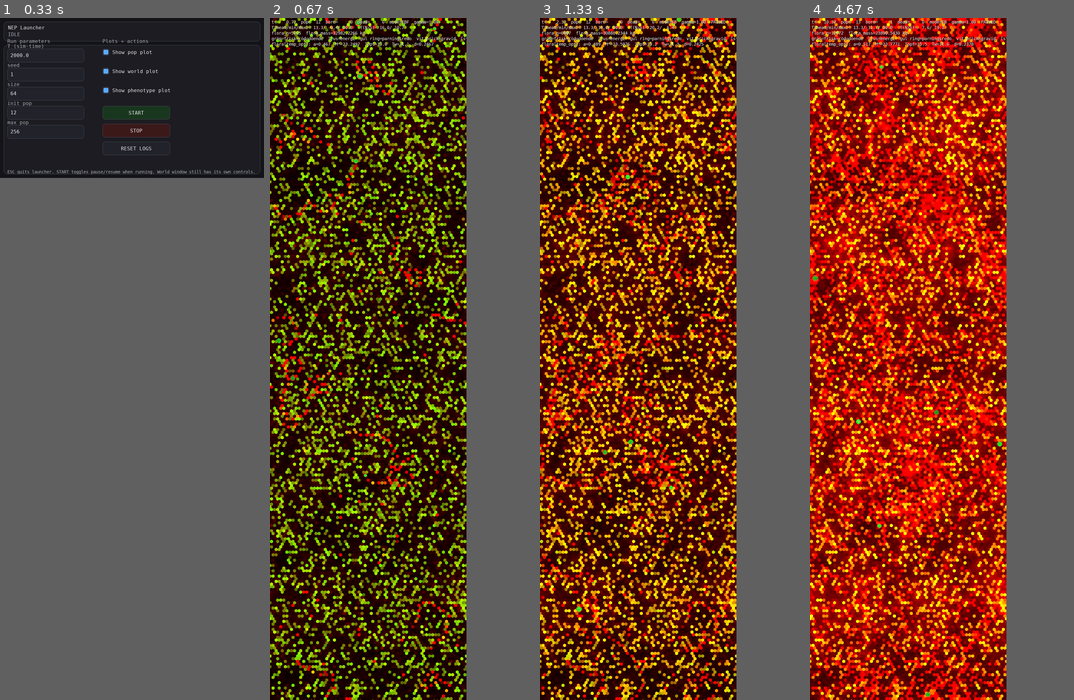
Above: before the commit, frames 1-4 (left to right).
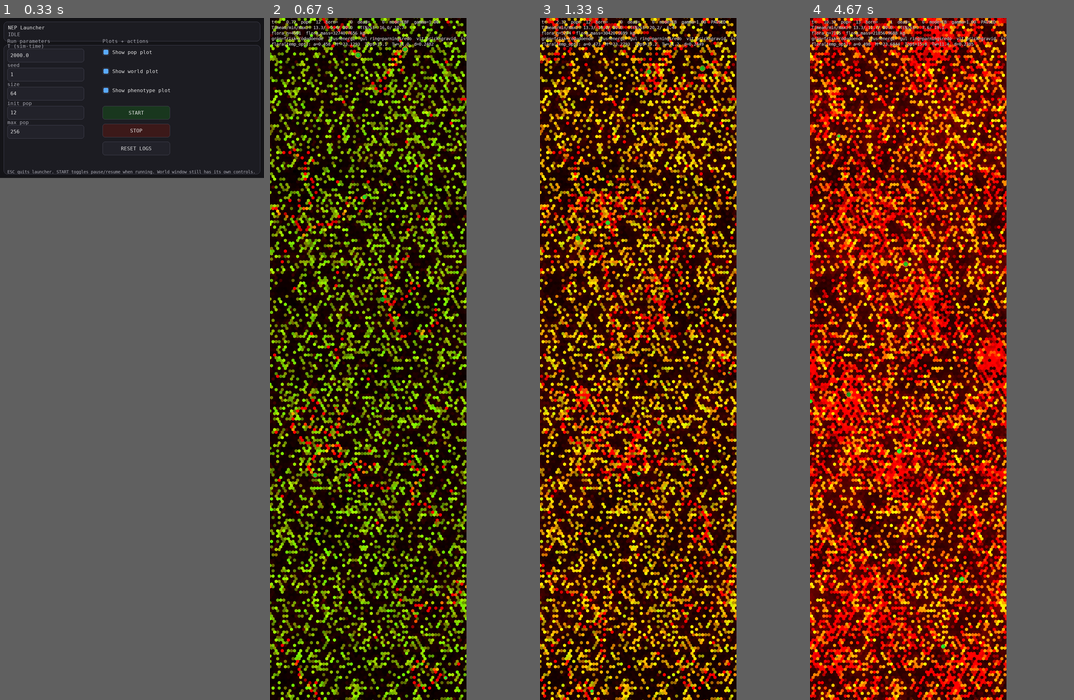
Above: after the commit, the same moments.

Repository: JoakimStorck/nep-process
Game: pygame game, started from nep_gui_launcher.py
The game is run twice, just before and just after one commit, with the same random seed, the same clock (stepped at 60 frames per second) and the same inputs.
Inputs:
- Up to frame 1 (0.33 s): no input
- Up to frame 2 (0.67 s): click "START" at 0.38 s
- Up to frame 3 (1.33 s): tap Space at 0.67 s; tap 1 at 1 s
- Up to frame 4 (4.67 s): no input

Frame 1 is identical in both runs. In frame 2, 14% of the frame differs, in the area x 0-75%, y 0-100%; in frame 3, 31%; in frame 4, 59%.

Commit message:
Commit: Tvåvalutareproduktion
Snabbväxande växter blir reproduktionsklara före vedartade — örter på
månader, ekar efter trettio år. Modellen gjorde tvärtom.

Fröets näringskostnad räknades ur moderns strukturandel, och näringsinnehållet
sjunker med den: 0,0302 kg per kilo vid struktur 0,10 mot 0,0067 vid 0,85. En
vedartad mor fick alltså 4,5 gångers rabatt på varje frö, och den snabba
strategin betalade mest i just den valuta reproduktionen drogs ur. Kostnaden
räknas nu ur fröets egen sammansättning, SEED_STRUCTURE = 0,15: ett frö är
näringsrikt förråd oavsett om föräldern är vedartad.

Och ljuset finansierade bara kropp. En bladrik planta kunde inte omsätta sin
ljusfördel i frön alls. Allokeringsandelen delar nu **båda** inkomsterna: en
kolpool vid sidan av näringspoolen, och ett frö kräver seed_mass kol plus
seed_mass · nutrient_content(0,15) näring. Kolkostnaden är samma växelkurs som
när ljus bygger kropp, så ett frö är exakt lika dyrt som lika mycket vävnad.

Kolpoolen har tak vid flora_max_seeds_per_tick · seed_mass; överskjutande kol
går till kropp i stället för att gå förlorat. Utan taket ackumulerade den
obegränsat, vilket är samma fel som den låsta näringspoolen var före 0059.

UTFALL, seed 1, 8 000 tick:

  structure           0,5696 -> 0,6888 -> 0,6992
  repro_alloc         0,4510 -> 0,4820 -> 0,4333
  light_limited       0,3526 -> 0,4944 -> 0,7700
  vuxenmassa           23,02 ->  24,68 ->  25,68

structure är kvar under 0,70 vid tick 8 000, mot 0,7582 redan vid tick 6 000
med bara 0061. Det är den första ändringen som bromsar axeln. Och repro_alloc
ligger stilla där den föll till 0,256 i w1 och 0,311 i w2 — reproduktionen
lönar sig nu i stället för att vara ren förlust.

MEN kolvalutan binder sällan. Kolpoolen står på 8 111 kg mot näringspoolens 44:
reproduktionen är näringsbegränsad medan tillväxten är ljusbegränsad för 77
procent av plantorna. Det följer av att fröet är näringsrikt, vilket är
biologiskt riktigt — fröproduktion är i verkligheten ofta närings- snarare än
kolbegränsad — men det betyder att den bladrika plantans kolfördel bara svagt
omsätts i frön. Det som faktiskt flyttade talen var att den vedartade rabatten
försvann, inte att kolet började betala. Halva avsikten alltså, och det är värt
att veta innan mognadslocuset kalibreras mot det.

En näringsläcka rättades under arbetet: fröregnets förna deponerades med
moderns strukturandel medan poolen debiterades fröets, vilket förstörde 89 kg
näring på 1 500 tick. Invariantsviten fångade den vid första körningen.

Beståndet är inte mättat vid tick 8 000 — flora_n stiger fortfarande brant —
så inget av detta är en dom. Den kräver 40 000 tick.

Diff:
--- a/organism_store.py
+++ b/organism_store.py
@@ -222,6 +222,7 @@
     # float32 skulle kräva samma nedåtavrundningsdans som massan.
     flora_reserve: np.ndarray = field(init=False)
     flora_repro_pool: np.ndarray = field(init=False)
+    flora_carbon_pool: np.ndarray = field(init=False)
     flora_temp_opt: np.ndarray = field(init=False)
     flora_temp_width: np.ndarray = field(init=False)
     flora_apparatus: np.ndarray = field(init=False)
@@ -281,6 +282,7 @@
         self.flora_repro_alloc = np.zeros(cap, dtype=np.float32)
         self.flora_reserve = np.zeros(cap, dtype=np.float64)
         self.flora_repro_pool = np.zeros(cap, dtype=np.float64)
+        self.flora_carbon_pool = np.zeros(cap, dtype=np.float64)
         self.flora_temp_opt = np.zeros(cap, dtype=np.float32)
         self.flora_temp_width = np.zeros(cap, dtype=np.float32)
         self.flora_apparatus = np.zeros(cap, dtype=np.float32)
@@ -497,6 +499,7 @@
         self.flora_repro_alloc[slot] = 0.0
         self.flora_reserve[slot] = 0.0
         self.flora_repro_pool[slot] = 0.0
+        self.flora_carbon_pool[slot] = 0.0
         self.flora_temp_opt[slot] = 0.0
         self.flora_temp_width[slot] = 0.0
         self.flora_apparatus[slot] = 0.0
--- a/phenotype.py
+++ b/phenotype.py
@@ -675,6 +675,14 @@
 DISPERSAL_SCALE = 0.6
 
 
+# Fröets egen strukturandel. Ett frö är inte gjort av moderns vävnad — det är
+# näringsrikt förråd oavsett om föräldern är vedartad. Att räkna kostnaden ur
+# moderns struktur gav en vedartad mor 4,5 gångers rabatt på varje frö, vilket
+# är precis fel håll: den snabba strategin betalade mest i just den valuta
+# reproduktionen drogs ur.
+SEED_STRUCTURE = 0.15
+
+
 def flora_seed_mass(traits: np.ndarray | None) -> float:
     """Propagulmassa i kg, logaritmiskt skalad."""
     u = seed_mass_from_traits(traits)
--- a/population.py
+++ b/population.py
@@ -24,6 +24,7 @@
     dispersal_scale,
     establish_p,
     FLORA_REPRO_MASS_MULT,
+    SEED_STRUCTURE,
     flora_apparatus,
     flora_lifespan,
     flora_seed_mass,
@@ -631,6 +632,7 @@
                 "flora_per_cell": float(flora_info["flora_per_cell"]),
                 "flora_reserve_total": float(flora_info["flora_reserve_total"]),
                 "flora_pool_total": float(flora_info["flora_pool_total"]),
+                "flora_carbon_pool_total": float(flora_info["flora_carbon_pool_total"]),
                 "flora_mean_seed_mass": float(flora_info["flora_mean_seed_mass"]),
             })
 
@@ -1170,6 +1172,7 @@
         self.store.flora_adult_mass[slot] = a_mass
         self.store.flora_reserve[slot] = 0.0
         self.store.flora_repro_pool[slot] = 0.0
+        self.store.flora_carbon_pool[slot] = 0.0
         self.store.flora_temp_opt[slot] = t_opt
         self.store.flora_temp_width[slot] = t_width
         self.store.flora_apparatus[slot] = appar
@@ -1641,14 +1644,32 @@
             0.0,
         )
 
+        # Allokeringen delar **båda** inkomsterna. Kolet gick tidigare enbart
+        # till kropp, så en bladrik planta kunde inte omsätta sin ljusfördel i
+        # frön — och eftersom fröet dessutom kostade näring efter moderns
+        # struktur betalade den snabba strategin 4,5 gånger mer per frö än den
+        # vedartade. Avvägningen var vänd bakochfram.
+        # Kolpoolen har tak. Utan det ackumulerar den obegränsat — uppmätt
+        # 8 310 kg mot näringspoolens 40 efter 8 000 tick — eftersom fröet är
+        # näringsrikt och därför nästan alltid näringsbegränsat. Kol som inte
+        # ryms går till kropp i stället för att gå förlorat, vilket är samma
+        # fel som den låsta näringspoolen var före 0059.
+        c_cap = float(self.PP.flora_max_seeds_per_tick) * store.flora_seed_mass[fl].astype(
+            np.float64, copy=False
+        )
+        head_c = np.maximum(0.0, c_cap - store.flora_carbon_pool[fl])
+        to_carbon = np.minimum(light * alloc, head_c)
+        store.flora_carbon_pool[fl] += to_carbon
+        light_growth = light - to_carbon
+
         # --- 7. tillväxt: min() över resurser ---------------------------------
         # Näring ur reserven, kol ur ljuset. Liebigs minimumlag: den knappaste
-        # sätter takten. Kolet lagras inte — fotosyntat som inte används i
-        # samma tick är borta, vilket är en förenkling värd att notera.
-        can_grow = holds & (m < m_adult) & (reserve > 0.0) & (light > 0.0)
+        # sätter takten. Kolet lagras bara i reproduktionspoolen — fotosyntat
+        # som varken byggs in eller avsätts samma tick är borta.
+        can_grow = holds & (m < m_adult) & (reserve > 0.0) & (light_growth > 0.0)
         room = np.where(can_grow, m_adult - m, 0.0)
         dm_nutrient = np.where(can_grow, reserve / np.maximum(cost, 1e-12), 0.0)
-        dm_want = np.minimum(room, np.minimum(dm_nutrient, np.where(can_grow, light, 0.0)))
+        dm_want = np.minimum(room, np.minimum(dm_nutrient, np.where(can_grow, light_growth, 0.0)))
 
         target = m + dm_want
         stored = target.astype(np.float32)
@@ -1673,7 +1694,7 @@
             ).astype(np.float32)
 
         self._last_flora_light_limited = float(
-            np.mean(light[can_grow] < dm_nutrient[can_grow])
+            np.mean(light_growth[can_grow] < dm_nutrient[can_grow])
         ) if np.any(can_grow) else 0.0
 
         produced = float(dm[grew].sum()) if np.any(grew) else 0.0
@@ -1699,6 +1720,8 @@
             self.world.add_nutrient(cell, held)
         self.store.flora_reserve[s] = 0.0
         self.store.flora_repro_pool[s] = 0.0
+        # Kolpoolen är inte näring och har ingen ledger att återföras till.
+        self.store.flora_carbon_pool[s] = 0.0
         self.store.alive[s] = False
         self.store.mass[s] = np.float32(0.0)
         self.store.energy[s] = np.float32(0.0)
@@ -1754,10 +1777,19 @@
         appar_all = store.flora_apparatus[fl].astype(np.float64, copy=False)
         cost_all = nutrient_content_array(struct_all)
 
-        seed_cost_all = seed_all * cost_all
+        # Fröet kostar i båda valutorna. Näringen räknas ur fröets egen
+        # sammansättning och inte ur moderns: ett frö är näringsrikt förråd
+        # oavsett om föräldern är vedartad, och att använda moderns struktur gav
+        # den vedartade 4,5 gångers rabatt. Kolkostnaden är fröets massa, samma
+        # växelkurs som när ljus bygger kropp — ett frö är alltså exakt lika
+        # dyrt som lika mycket vävnad, vilket gör att samma resurs begränsar
+        # reproduktion som tillväxt.
+        carbon_all = store.flora_carbon_pool[fl]
+        seed_cost_all = seed_all * nutrient_content(SEED_STRUCTURE)
         eligible = (
             store.alive[fl]
             & (pool_all >= seed_cost_all)
+            & (carbon_all >= seed_all)
             & (m_all >= FLORA_REPRO_MASS_MULT * seed_all)
         )
         chosen = np.flatnonzero(eligible)
@@ -1784,7 +1816,10 @@
         # delen är bara etableringarna, och de är få.
         n_seed = np.minimum(
             int(self.PP.flora_max_seeds_per_tick),
-            (pool_all[chosen] / np.maximum(1e-30, seed_cost_all[chosen])).astype(np.int64),
+            np.minimum(
+                (pool_all[chosen] / np.maximum(1e-30, seed_cost_all[chosen])).astype(np.int64),
+                (carbon_all[chosen] / np.maximum(1e-30, seed_all[chosen])).astype(np.int64),
+            ),
         )
         keep = n_seed > 0
         sel = chosen[keep]
@@ -1813,13 +1848,20 @@
 
         # Poolen debiteras en gång per moder, oavsett utfall: fröna byggdes.
         store.flora_repro_pool[fl[sel]] -= n_seed * seed_cost_all[sel]
+        store.flora_carbon_pool[fl[sel]] -= n_seed * seed_all[sel]
         dispersed_mass = float(seed_m.sum())
         self._last_flora_seeds = int(midx.size)
 
         # Frön som inte etablerar sig blir förna där de landade.
         lost = ~wins
         if np.any(lost):
-            self.world.excrete_cells(targets[lost], seed_m[lost], struct_all[midx][lost])
+            # Förnan får fröets egen strukturandel, inte moderns. Poolen
+            # debiterades fröets sammansättning, så någon annan struktur här
+            # skapar eller förstör näring — uppmätt 89 kg på 1 500 tick innan
+            # det rättades.
+            self.world.excrete_cells(
+                targets[lost], seed_m[lost], np.full(int(lost.sum()), SEED_STRUCTURE)
+            )
 
         established = 0
         for j in np.flatnonzero(wins):
@@ -1997,6 +2039,7 @@
                 "flora_per_cell": nan,
                 "flora_reserve_total": 0.0,
                 "flora_pool_total": 0.0,
+                "flora_carbon_pool_total": 0.0,
                 "flora_mean_apparatus": nan,
                 "flora_mean_seed_mass": nan,
             }
@@ -2016,6 +2059,7 @@
             "flora_per_cell": float(fl.size / max(1.0, _occupied_cells(store, fl))),
             "flora_reserve_total": float(np.sum(store.flora_reserve[fl], dtype=np.float64)),
             "flora_pool_total": float(np.sum(store.flora_repro_pool[fl], dtype=np.float64)),
+            "flora_carbon_pool_total": float(np.sum(store.flora_carbon_pool[fl], dtype=np.float64)),
             "flora_mean_apparatus": float(np.mean(store.flora_apparatus[fl], dtype=np.float64)),
             "flora_mean_seed_mass": float(np.mean(store.flora_seed_mass[fl], dtype=np.float64)),
         }
Not shown, changed: TODO.md
